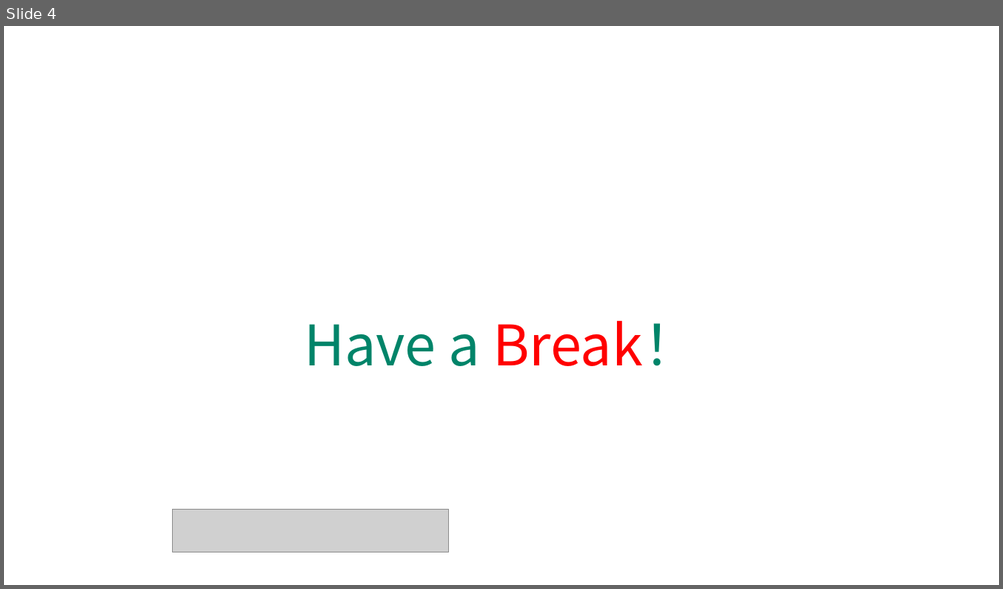
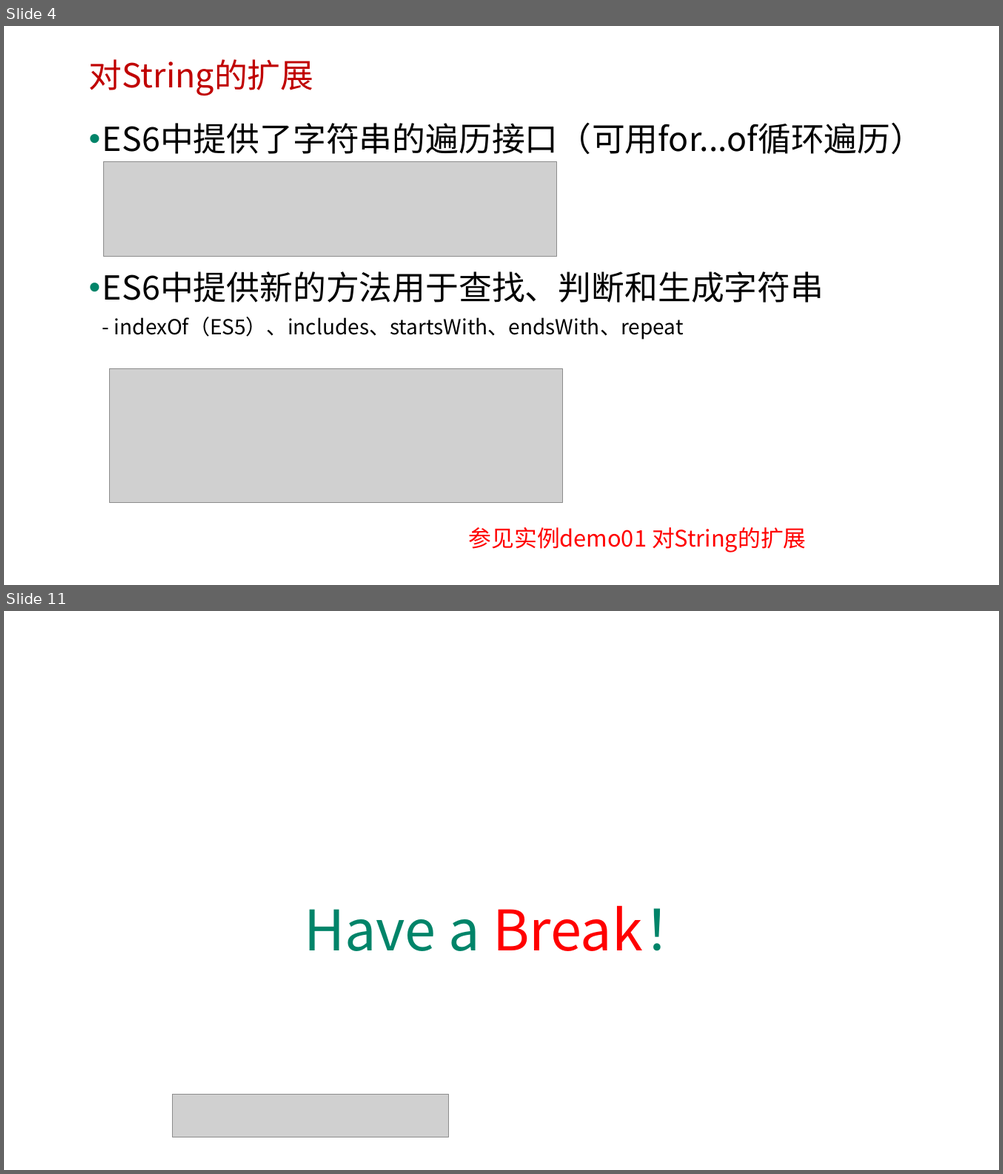
Before and after one commit to edu2act/course-javascript-advanced, a slide deck: 课程PPT/14.ECMAScript 6 二.pptx. Shown one above the other, each under a label of ours: slide 4 before the commit, slides 4 and 11 after it; the slides between them are not shown. The pictures are 1003x589 and 1003x1174 pixels, drawn with LibreOffice and Linux fonts; fonts in the diff are those of the drawing; grey boxes stand for pictures; background and template pictures are left out. Boxes give left, top, right and bottom in pixels: in the first picture for what was removed or moved away, otherwise in the second. Text is boxed around its words. In the diff, an @@ line names an element or a change of style, - is before the commit and + after.

```diff
--- a/课程PPT/14.ECMAScript 6 二.pptx
+++ b/课程PPT/14.ECMAScript 6 二.pptx
@@ slide 4 added at (4,26,999,585), background picture (left out) @@
@@ text added at (88,59,313,96), 32 pt, text #C00000 @@
+对String的扩展
@@ text added at (102,122,923,340), 32 pt, text #000000 @@
+• ES6中提供了字符串的遍历接口（可用for...of循环遍历）
+• ES6中提供新的方法用于查找、判断和生成字符串
+  - indexOf（ES5）、includes、startsWith、endsWith、repeat
@@ picture added at (104,162,557,257) @@
@@ picture added at (109,369,562,503) @@
@@ text added at (469,528,806,553), 22 pt, text #FF0000 @@
+参见实例demo01 对String的扩展
@@ what was slide 4 is now slide 11 @@
```
Also in this commit, not shown: 3 slides changed, 6 other slides added, 1 slide removed, 9 other files.
